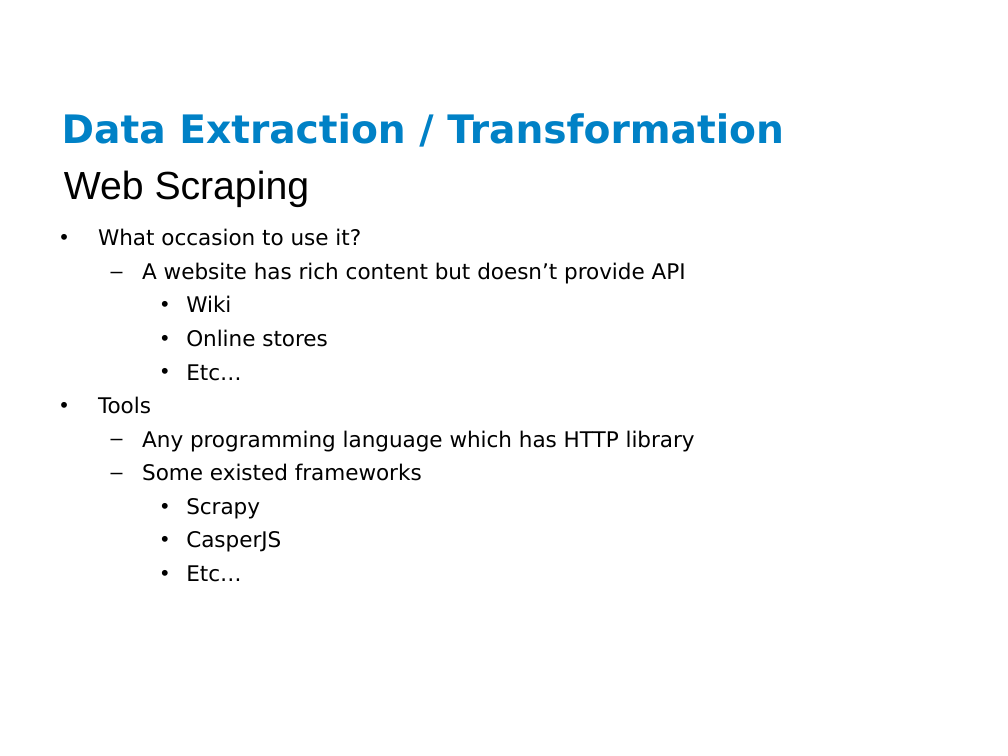
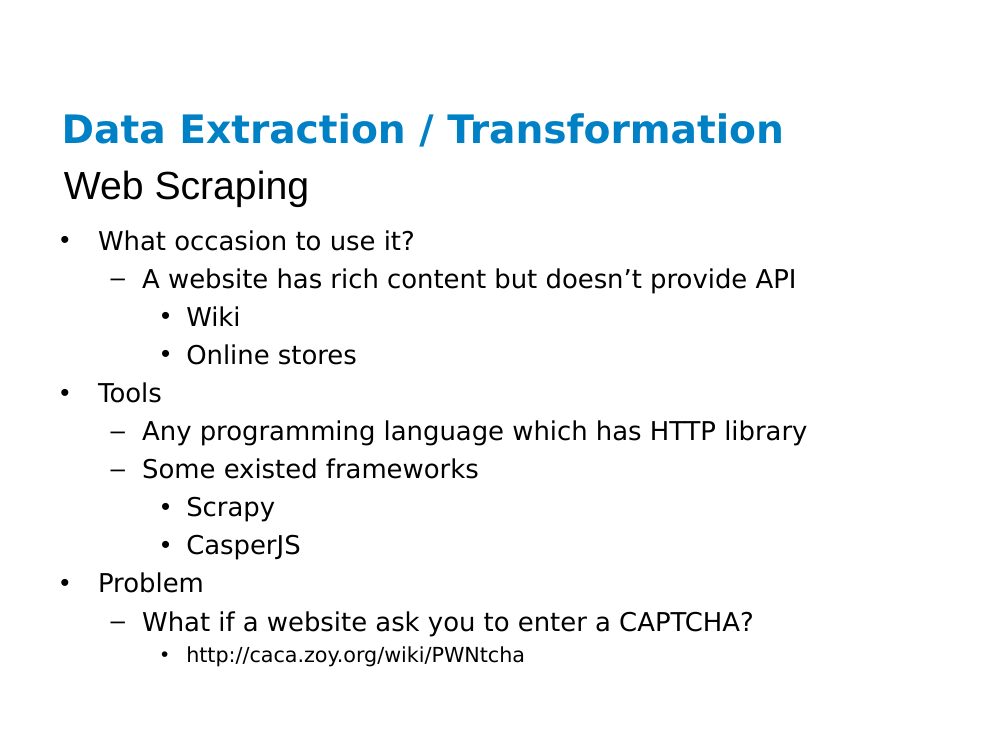
Before and after one commit to ianlin/small-data, a slide deck: slide 15 of training/data_etl.ppt. Drawn at 1008x756 pixels with LibreOffice and Linux fonts; fonts in the diff are those of the drawing; background and template pictures are left out. Boxes give left, top, right and bottom in pixels: in the first picture for what was removed or moved away, otherwise in the second. Text is boxed around its words. In the diff, an @@ line names an element or a change of style, - is before the commit and + after.

```diff
--- a/training/data_etl.ppt
+++ b/training/data_etl.ppt
@@ text at (98, 230, 807, 560): size 15.4 to 18.5 pt in "What occasion to use it?", "A website has rich content but doesn’t ...", "Wiki", "Online stores" and 5 more places @@
@@ text at (186, 364, 241, 381): paragraph removed @@
-    • Etc…
@@ text at (98, 572, 754, 667): text changed; size 15.4 to 18.5 pt @@
-    • Etc…
+• Problem
+  – What if a website ask you to enter a CAPTCHA?
+    • http://caca.zoy.org/wiki/PWNtcha
```
Also in this commit, not shown: 12 other slides changed.
